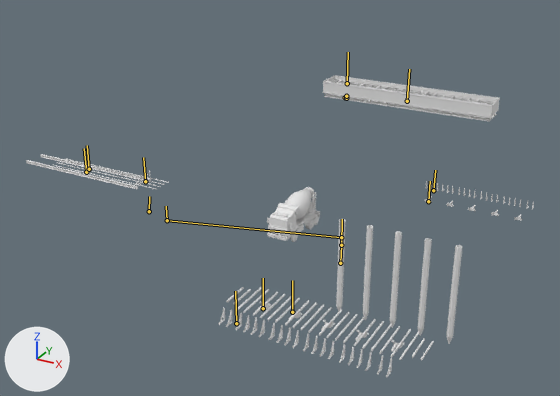
The FBX model Assets/AnimationScenes/Models/scene_03.fbx, before and after one commit.
Before and after are seen from a 50 mm lens placed at (31.3, -71.1, 41.9), pointed at (-10.6, 5.0, 3.9). Every picture has the same lights, and +X, +Y and +Z are marked at lower left. Both versions are drawn at frame 50 of the action 'Armature|anim_scene_03'; the numbers are the values there. The bones that bend it are drawn over the model as lines.

Objects in the first picture: 'mixer_truck', 'tiang_pancang_cor'.
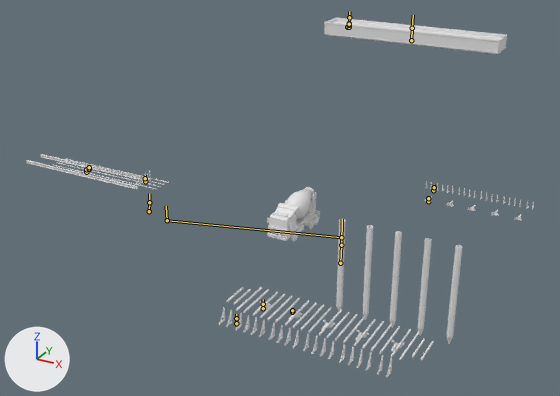
Changed parts and their boxes (x1, y1, x2, y2) in the pictures (560 x 396 px):
'tiang_pancang_cor', posed: before (26, 75, 534, 377); after (26, 154, 534, 377)
'tiang_pancang_wood_cage', now drawn: after (324, 18, 507, 54)
'tiang_pancang_wood_plank', now drawn: after (333, 21, 502, 40)
'tiang_pancang_steel_cage', now drawn: after (325, 21, 497, 55)
bone 'steel_cage', root to tip: before (347, 83) to (348, 52); after (349, 23) to (349, 17)
bone 'wooden_cage', root to tip: before (407, 101) to (409, 69); after (411, 40) to (412, 28)
bone 'wood_plank', root to tip: before (345, 97) to (345, 96); after (347, 27) to (347, 25)

The edits, one by one:
Bone 'steel_cage' (bone_steel_cage) moves from (0.0, 15.04, 0.01) to (0.0, 21.09, 0.01).
Bone 'wooden_cage' (bone_wooden_cage) moves from (0.0, 15.34, 0.01) to (0.0, 21.31, 0.01).
Bone 'wood_plank' (bone_wood_plank) moves from (0.0, 14.9, 0.01) to (0.0, 22.15, 0.01).
